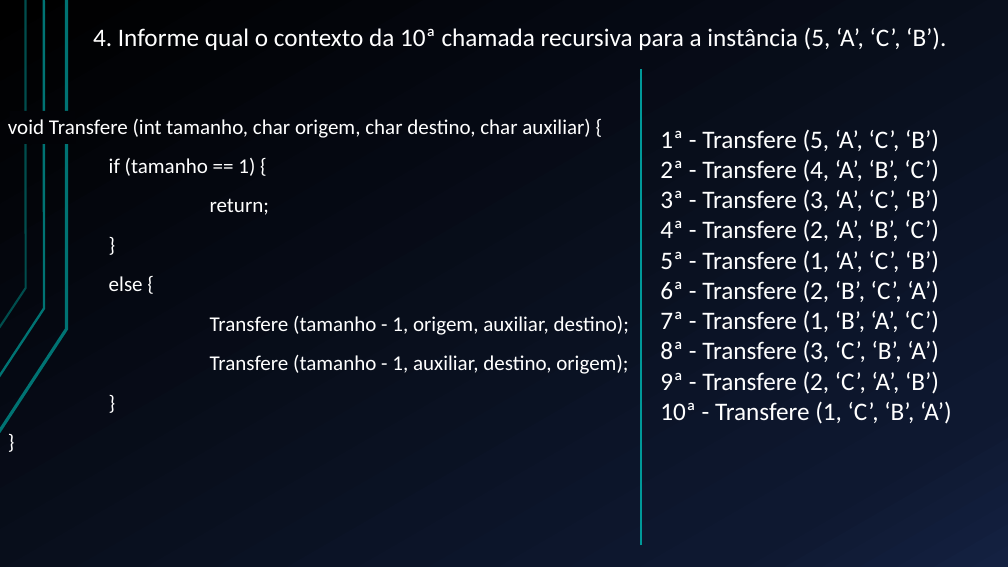
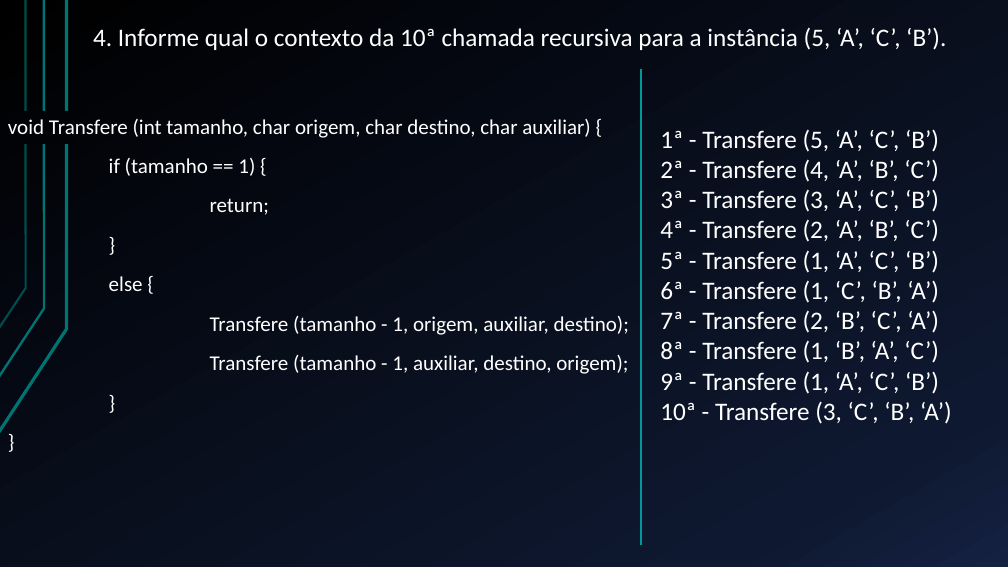
Before and after one commit to EwertonQueiroz/PEAlg-AulaPratica, a slide deck: slide 5 of Exercicio - Resolução.pptx. Drawn at 1008x567 pixels with LibreOffice and Linux fonts; fonts in the diff are those of the drawing. Boxes give left, top, right and bottom in pixels: in the first picture for what was removed or moved away, otherwise in the second. Text is boxed around its words. In the diff, an @@ line names an element or a change of style, - is before the commit and + after.

```diff
--- a/Exercicio - Resolução.pptx
+++ b/Exercicio - Resolução.pptx
@@ text at [660, 280, 952, 424]: text changed @@
-6ª - Transfere (2, ‘B’, ‘C’, ‘A’)
-7ª - Transfere (1, ‘B’, ‘A’, ‘C’)
-8ª - Transfere (3, ‘C’, ‘B’, ‘A’)
-9ª - Transfere (2, ‘C’, ‘A’, ‘B’)
-10ª - Transfere (1, ‘C’, ‘B’, ‘A’)
+6ª - Transfere (1, ‘C’, ‘B’, ‘A’)
+7ª - Transfere (2, ‘B’, ‘C’, ‘A’)
+8ª - Transfere (1, ‘B’, ‘A’, ‘C’)
+9ª - Transfere (1, ‘A’, ‘C’, ‘B’)
+10ª - Transfere (3, ‘C’, ‘B’, ‘A’)
```
Also in this commit, not shown: 4 other files.
